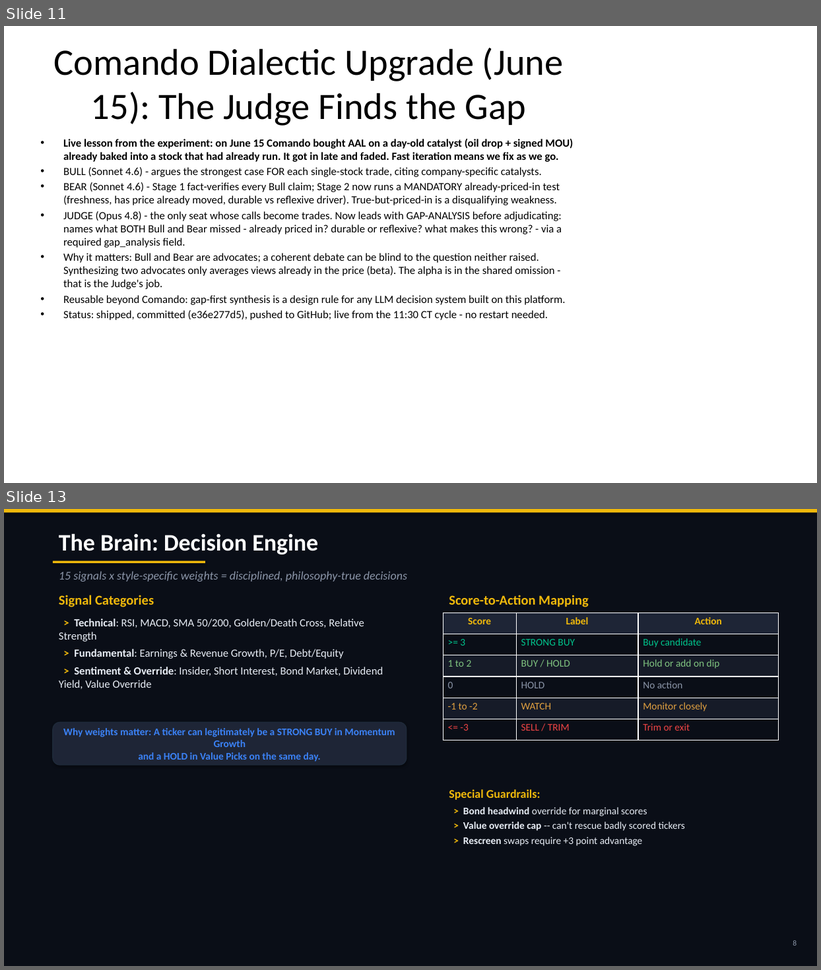
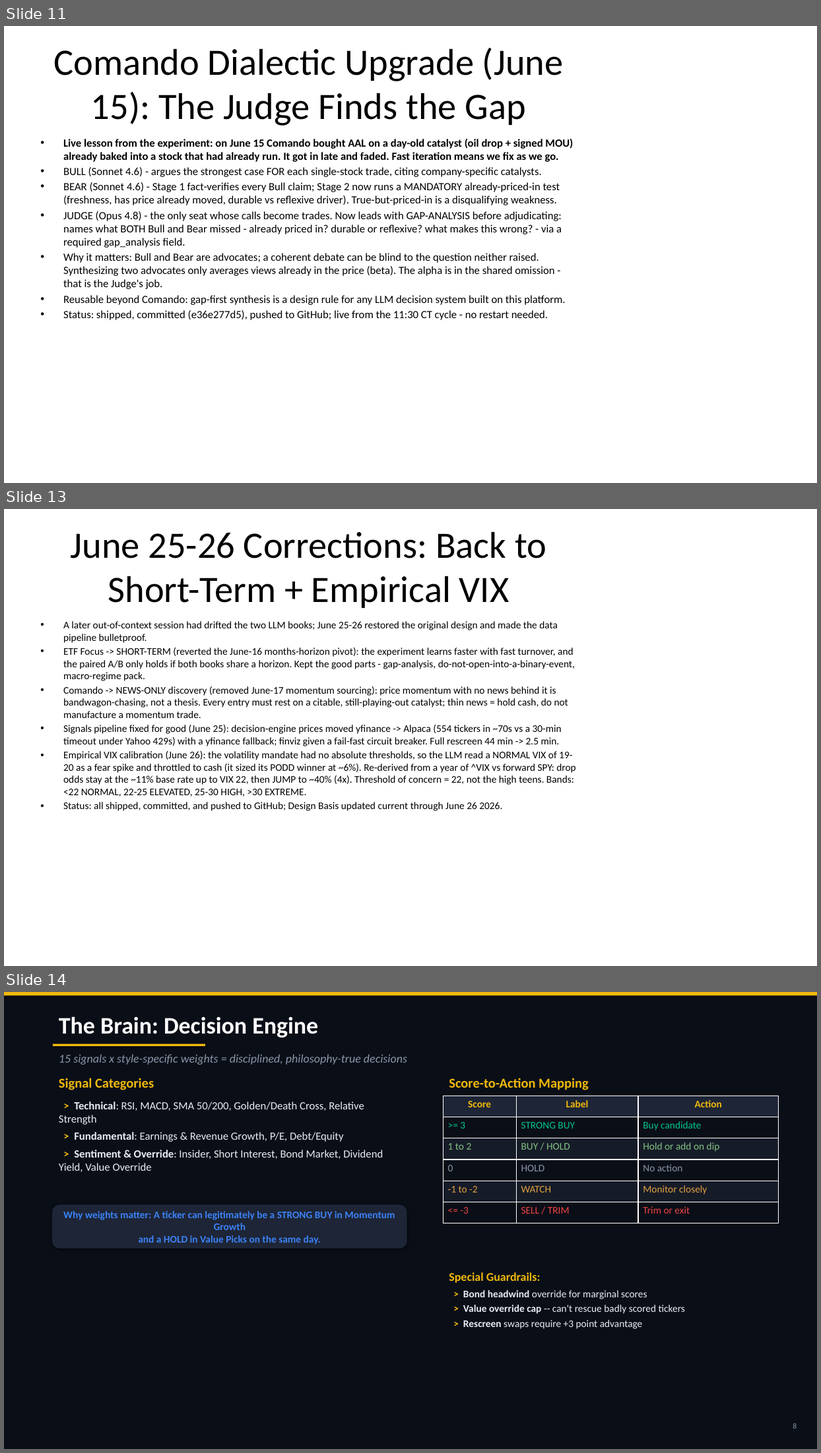
Before and after one commit to cbiggs1-tech/bigclaw-codebase, a slide deck: BigClaw_ShowAndTell.pptx. Shown one above the other, each under a label of ours: slides 11 and 13 before the commit, slides 11, 13 and 14 after it; the slides between them are not shown. The pictures are 821x970 and 821x1453 pixels, drawn with LibreOffice and Linux fonts; fonts in the diff are those of the drawing. Boxes give left, top, right and bottom in pixels: in the first picture for what was removed or moved away, otherwise in the second. Text is boxed around its words. In the diff, an @@ line names an element or a change of style, - is before the commit and + after.

```diff
--- a/BigClaw_ShowAndTell.pptx
+++ b/BigClaw_ShowAndTell.pptx
@@ slide 13 added at (x1=4, y1=509, x2=817, y2=966), background #FFFFFF @@
@@ title added at (x1=71, y1=531, x2=547, y2=608), 44 pt, text #000000 @@
+June 25-26 Corrections: Back to Short-Term + Empirical VIX
@@ text added at (x1=63, y1=621, x2=576, y2=811), 12 pt, text #000000 @@
+• A later out-of-context session had drifted the two LLM books; June 25-26 restored the original design and made the data pipeline bulletproof.
+• ETF Focus -> SHORT-TERM (reverted the June-16 months-horizon pivot): the experiment learns faster with fast turnover, and the paired A/B only holds if both books share a horizon. Kept the good parts - gap-analysis, do-not-open-into-a-binary-event, macro-regime pack.
+• Comando -> NEWS-ONLY discovery (removed June-17 momentum sourcing): price momentum with no news behind it is bandwagon-chasing, not a thesis. Every entry must rest on a citable, still-playing-out catalyst; thin news = hold cash, do not manufacture a momentum trade.
+• Signals pipeline fixed for good (June 25): decision-engine prices moved yfinance -> Alpaca (554 tickers in ~70s vs a 30-min timeout under Yahoo 429s) with a yfinance fallback; finviz given a fail-fast circuit breaker. Full rescreen 44 min -> 2.5 min.
+• Empirical VIX calibration (June 26): the volatility mandate had no absolute thresholds, so the LLM read a NORMAL VIX of 19-20 as a fear spike and throttled to cash (it sized its PODD winner at ~6%). Re-derived from a year of ^VIX vs forward SPY: drop odds stay at the ~11% base rate up to VIX 22, then JUMP to ~40% (4x). Threshold of concern = 22, not the high teens. Bands: <22 NORMAL, 22-25 ELEVATED, 25-30 HIGH, >30 EXTREME.
+• Status: all shipped, committed, and pushed to GitHub; Design Basis updated current through June 26 2026.
@@ what was slide 13 is now slide 14 @@
```
Also in this commit, not shown: 1 slide changed, 1 other file.
